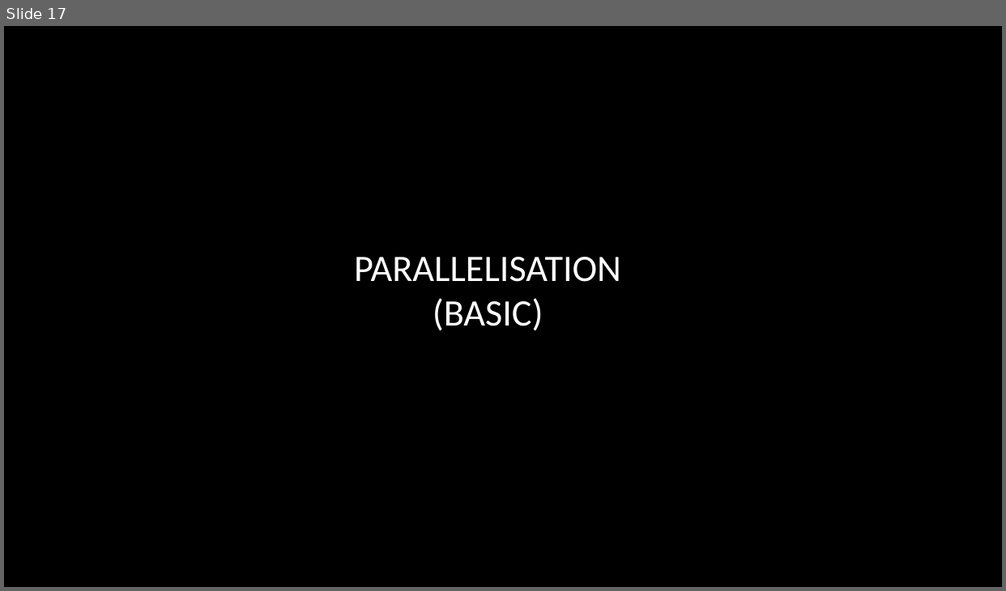
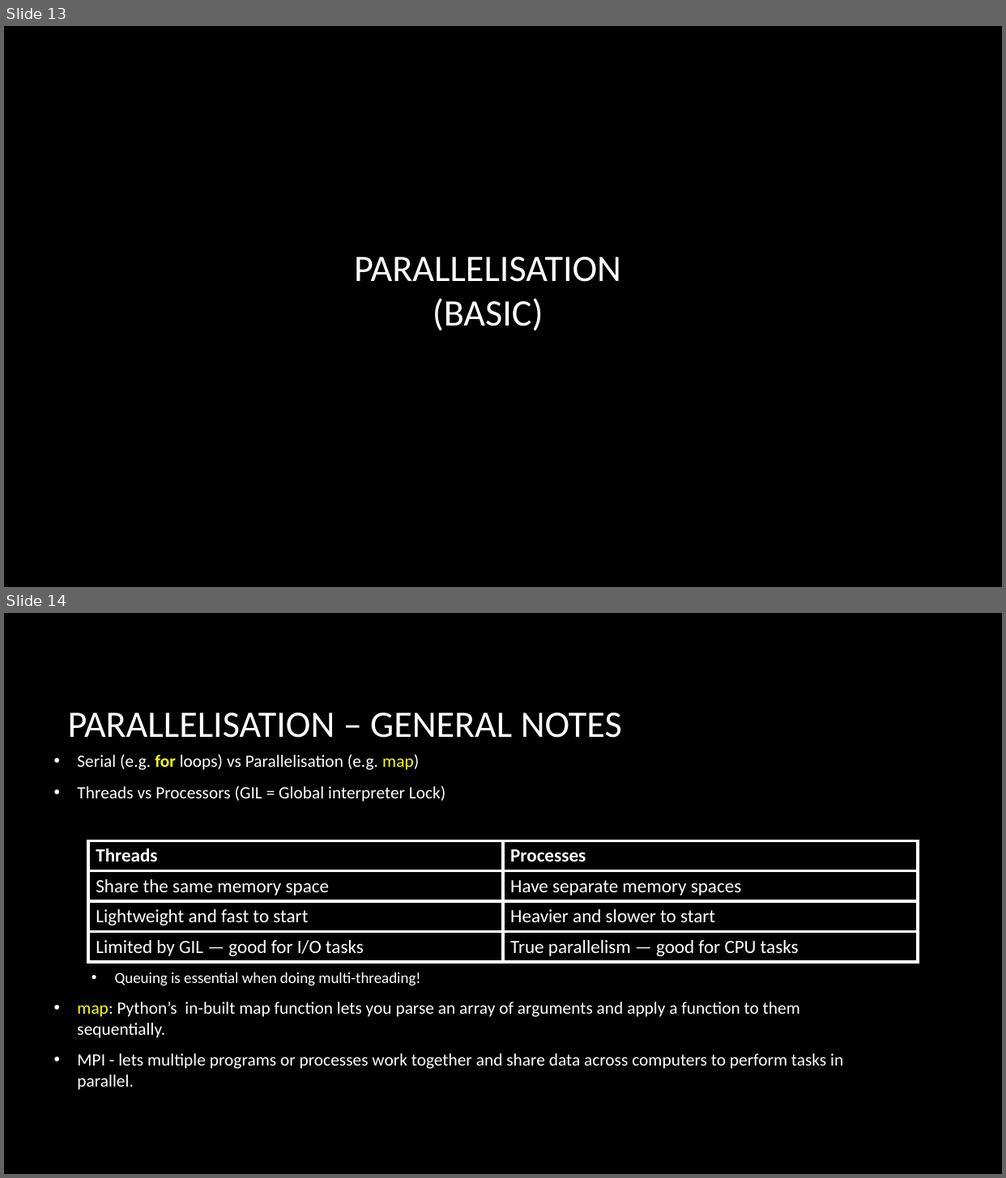
Before and after one commit to smandhai/Astro-Data-Handling-Tutorials, a slide deck: A Primer on Python Survival.pptx. Shown one above the other, each under a label of ours: slide 17 before the commit, slides 13 and 14 after it. The pictures are 1006x591 and 1006x1178 pixels, drawn with LibreOffice and Linux fonts; fonts in the diff are those of the drawing; background and template pictures are left out. Boxes give left, top, right and bottom in pixels: in the first picture for what was removed or moved away, otherwise in the second. Text is boxed around its words. In the diff, an @@ line names an element or a change of style, - is before the commit and + after.

```diff
--- a/A Primer on Python Survival.pptx
+++ b/A Primer on Python Survival.pptx
@@ slide 14 added at <box>4,613,1002,1174</box>, background picture (left out) @@
@@ title added at <box>68,713,622,738</box>, 36 pt, text #FFFFFF @@
+PARALLELISATION – GENERAL NOTES
@@ text added at <box>77,754,843,1090</box>, 16.6 pt, text #FFFFFF @@
+• Serial (e.g. for loops) vs Parallelisation (e.g. map)
+• Threads vs Processors (GIL = Global interpreter Lock)
+  • Queuing is essential when doing multi-threading!
+• map: Python’s in-built map function lets you parse an array of arguments and apply a function to them sequentially.
+• MPI - lets multiple programs or processes work together and share data across computers to perform tasks in parallel.
@@ table added at <box>88,841,918,960</box>, 4 rows, 2 columns @@
+Threads | Processes
+Share the same memory space | Have separate memory spaces
+Lightweight and fast to start | Heavier and slower to start
+Limited by GIL — good for I/O tasks | True parallelism — good for CPU tasks
@@ what was slide 17 is now slide 13 @@
```
Also in this commit, not shown: 4 slides changed, 3 other slides added, 2 slides removed, 1 other file.
